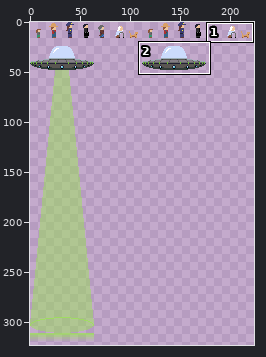
A pixel-art file gets an edit: assets/images/scratch.aseprite. The picture above shows the old version from afar; the outline marks the close-up.
Close-up. First the earlier version:
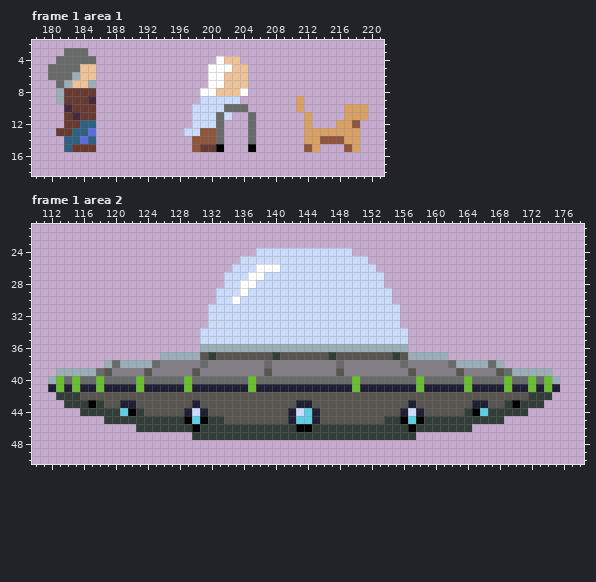
256x384 pixels, 2 frames. Colours within 5 levels of each other are drawn and written as one. Shown: frame 1 area 1: x 178..221, y 2..18; frame 1 area 2: x 110..178, y 21..50. The wide view leaves out empty margins. The commit also changed other frames or places, which this record leaves out.
The same view after the edit:
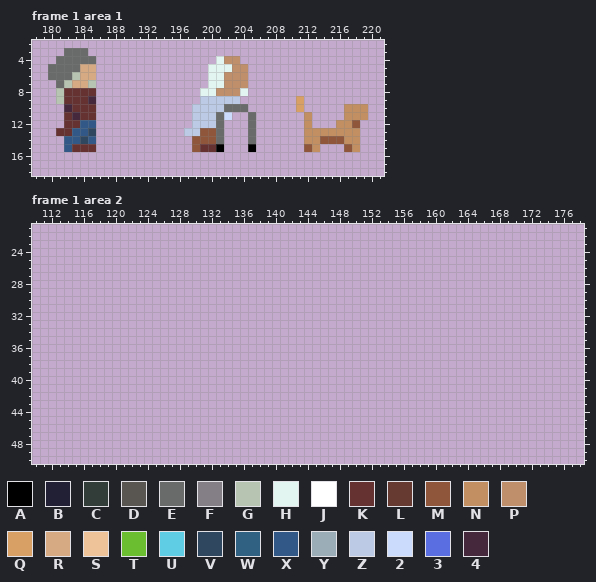
Palette (. is transparent): A #000000  B #222034  C #323c39  D #595652  E #696a6a  F #847e87  G #b6c4b1  H #e3f5f1  J #ffffff  K #663131  L #663931  M #8f563b  N #c28f63  P #bf8e6b  Q #d9a066  R #d6aa83  S #eec39a  T #6abe30  U #5fcde4  V #2f4860  W #306082  X #325887  Y #9badb7  Z #bccae6  2 #cbdbfc  3 #5b6ee1  4 #45283c
The exact change:
layer "Layer 1" now hidden
Changed rows in their new state; - is an unchanged pixel.
Frame 1 area 1, layer "Layer 3":
first column x 181:
 4 --------------------HPP----------------
 5 ---RR--------------HHHPP---------------
 6 --GRR--------------HHPPP---------------
 7 -GRRG--------------HHPPP---------------
 8 GKKKK-------------HHPPPH---------------
 9 GKKK--------------ZZZZZ----------------
10 --KKK------------ZZZZ---------------NNN
11 -K-KK------------ZZZ-----------N----NNN
12 -KKXX------------ZZZ-----------N---NN--
13 KKXXV-----------ZZ-------------NNNNNNN-
14 -XXVX--------------------------NN---NN-
15 -XKKK-------------KK------------N----N-
Frame 1 area 2:
first column x 112:
24 --------------------------............--------------------------
25 ------------------------................------------------------
26 -----------------------..................-----------------------
27 ----------------------....................----------------------
28 ----------------------....................----------------------
29 ---------------------......................---------------------
30 ---------------------......................---------------------
31 --------------------........................--------------------
32 --------------------........................--------------------
33 --------------------........................--------------------
34 -------------------..........................-------------------
35 -------------------..........................-------------------
36 -------------------..........................-------------------
37 --------------....................................--------------
38 -------..................................................-------
39 -..............................................................-
40 ................................................................
41 ................................................................
42 -..............................................................-
43 --............................................................--
44 ----........................................................----
45 -------..................................................-------
46 -----------..........................................-----------
47 ------------------............................------------------
Changed places in both close-ups, as pixel boxes (x1, y1, x2, y2):
changed: (184, 56, 248, 152)
changed: (56, 64, 96, 152)
changed: (304, 104, 368, 152)
erased: (48, 248, 560, 440)
